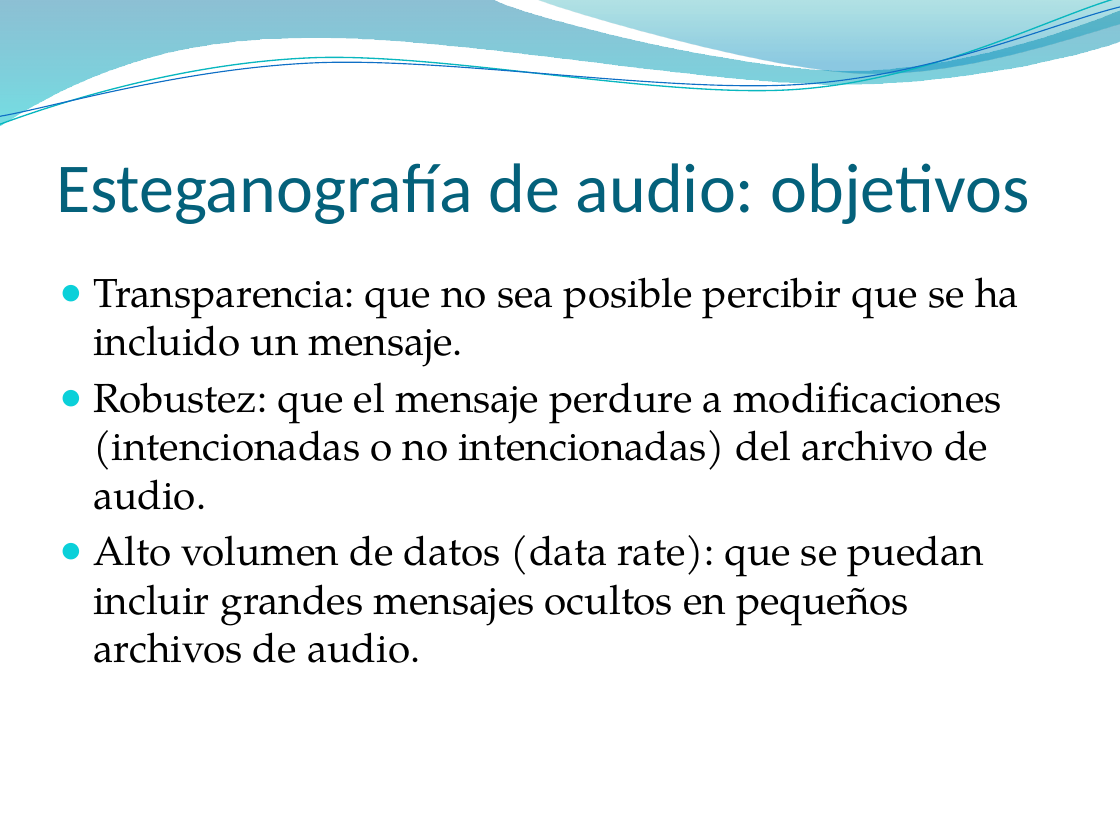
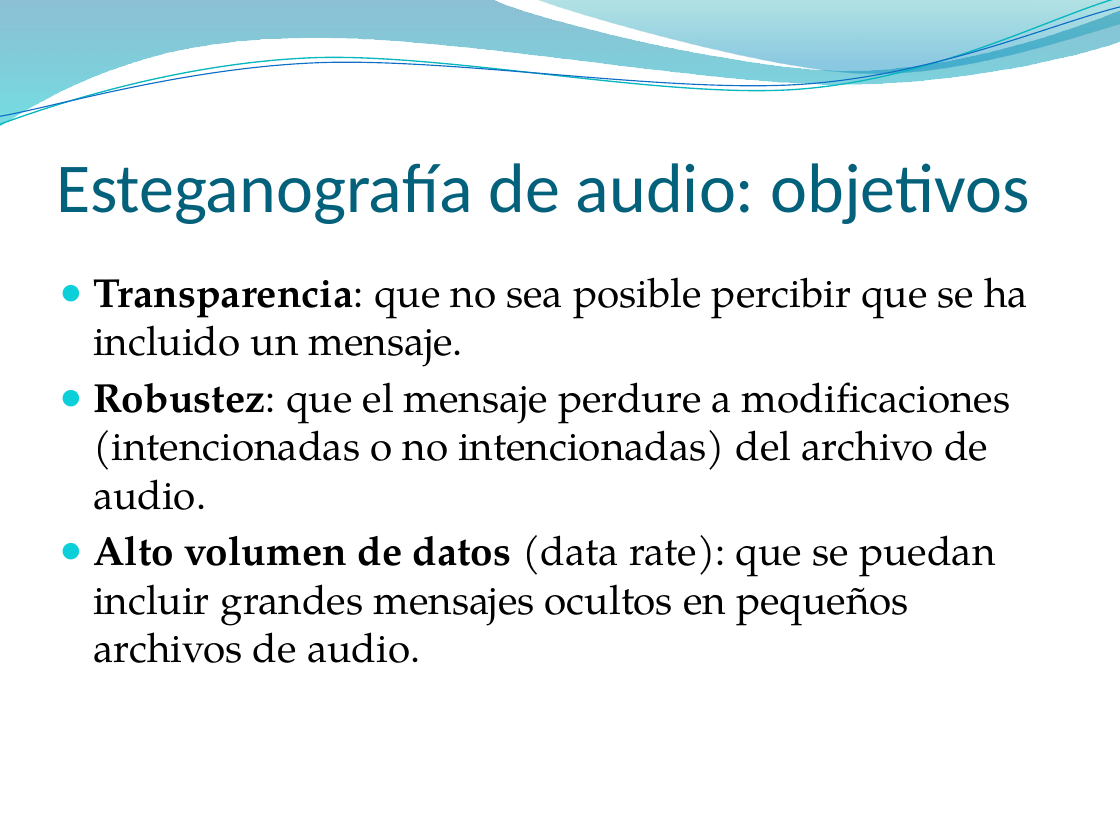
Before and after one commit to pasruiben/esteganografia-criptografia, a slide deck: slide 18 of doc/Ocultar datos en archivos de sonido.pptx (slide 14 before the commit). Drawn at 1120x840 pixels with LibreOffice and Linux fonts; fonts in the diff are those of the drawing; background and template pictures are left out. Boxes give left, top, right and bottom in pixels: in the first picture for what was removed or moved away, otherwise in the second. Text is boxed around its words. In the diff, an @@ line names an element or a change of style, - is before the commit and + after.

```diff
--- a/doc/Ocultar datos en archivos de sonido.pptx
+++ b/doc/Ocultar datos en archivos de sonido.pptx
@@ text "Transparencia: que no sea posible ..." at (93, 277, 1028, 663): bold on in "Transparencia:", "Robustez:", "Alto volumen de datos" @@
```
Also in this commit, not shown: 6 other slides changed, 12 slides added, 2 slides removed.
